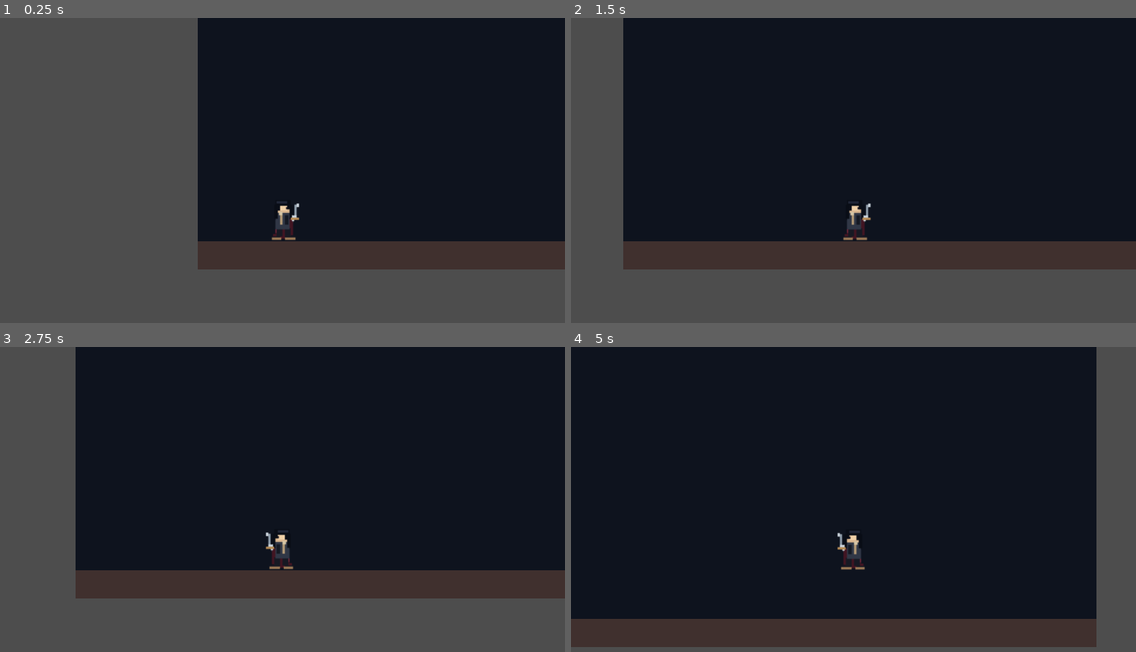
Above: before the commit, frames 1-4 (two rows, left to right).
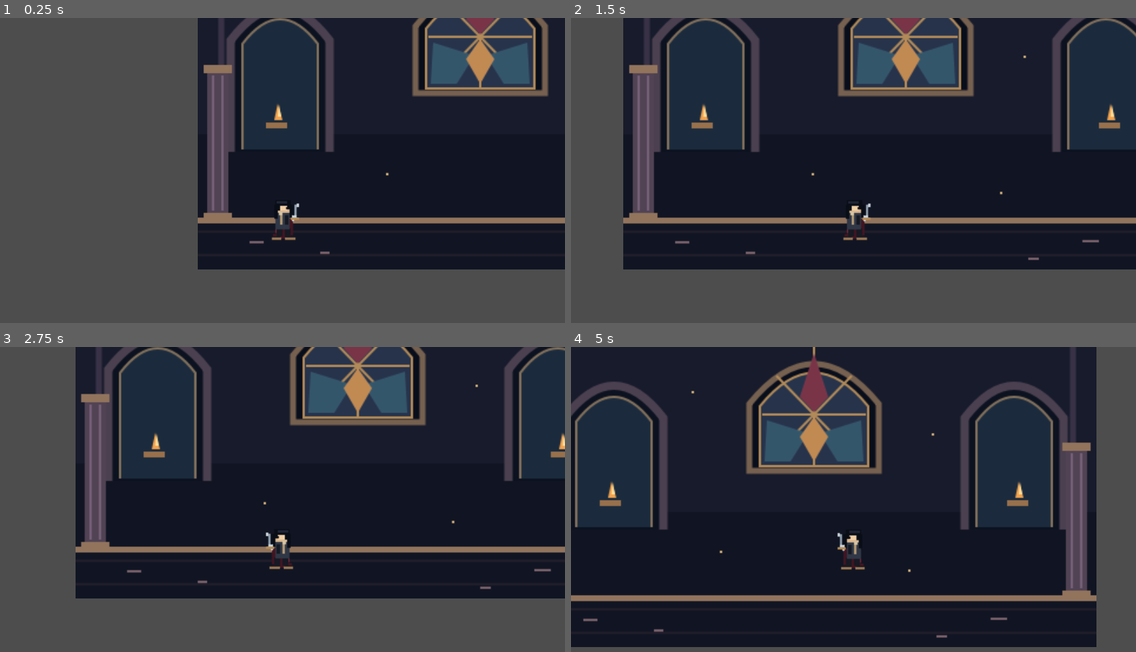
Above: after the commit, the same moments.

Repository: rmcuriassa-art/dracula-a-historia-nunca-contada
Game: Godot game, scene res://scenes/main.tscn
Same seed, same stepped clock (60 frames per second), same inputs: the game is played once before the commit and once after it.
Inputs:
- Up to frame 1 (0.25 s): no input
- Up to frame 2 (1.5 s): tap Enter at 0.5 s; hold D (move_right) from 0.53 s (still down); tap Z (attack) at 0.6, 1.35 s; tap Space (jump) at 0.77 s
- Up to frame 3 (2.75 s): tap Space (jump) at 1.52 s; release D (move_right) at 2.03 s; hold A (move_left) from 2.03 s (still down); tap Z (attack) at 2.1 s
- Up to frame 4 (5 s): release A (move_left) at 2.78 s; hold D (move_right) 2.78-4.28 s; tap Z (attack) at 2.85, 3.6, 4.35 s; tap Space (jump) at 3.02, 3.77, 4.52 s; hold A (move_left) from 4.28 s (still down)

The runs differ from the first frame. In frame 1, 22% of the frame differs, in the area x 35-100%, y 0-83%; in frame 2, 31%; in frame 3, 29%; in frame 4, 34%, in the area x 0-93%, y 0-99%.

Commit message:
Build first playable castle hall scene

Diff:
--- a/godot/scenes/main.tscn
+++ b/godot/scenes/main.tscn
@@ -1,29 +1,26 @@
-[gd_scene load_steps=3 format=3]
+[gd_scene load_steps=4 format=3]
 
 [ext_resource type="PackedScene" path="res://scenes/player.tscn" id="1_player"]
+[ext_resource type="Texture2D" path="res://assets/castle_hall.svg" id="2_background"]
 
 [sub_resource type="RectangleShape2D" id="RectangleShape2D_floor"]
 size = Vector2(480, 24)
 
 [node name="Main" type="Node2D"]
 
-[node name="Background" type="ColorRect" parent="."]
-offset_right = 480.0
-offset_bottom = 270.0
-color = Color(0.055, 0.075, 0.12, 1)
+[node name="Background" type="Sprite2D" parent="."]
+texture = ExtResource("2_background")
+centered = false
+position = Vector2(0, 0)
+z_index = -10
 
 [node name="Floor" type="StaticBody2D" parent="."]
 position = Vector2(240, 258)
+collision_layer = 1
+collision_mask = 1
 
 [node name="CollisionShape2D" type="CollisionShape2D" parent="Floor"]
 shape = SubResource("RectangleShape2D_floor")
-
-[node name="FloorVisual" type="ColorRect" parent="Floor"]
-offset_left = -240.0
-offset_top = -12.0
-offset_right = 240.0
-offset_bottom = 12.0
-color = Color(0.25, 0.19, 0.18, 1)
 
 [node name="Player" parent="." instance=ExtResource("1_player")]
 position = Vector2(72, 225)
